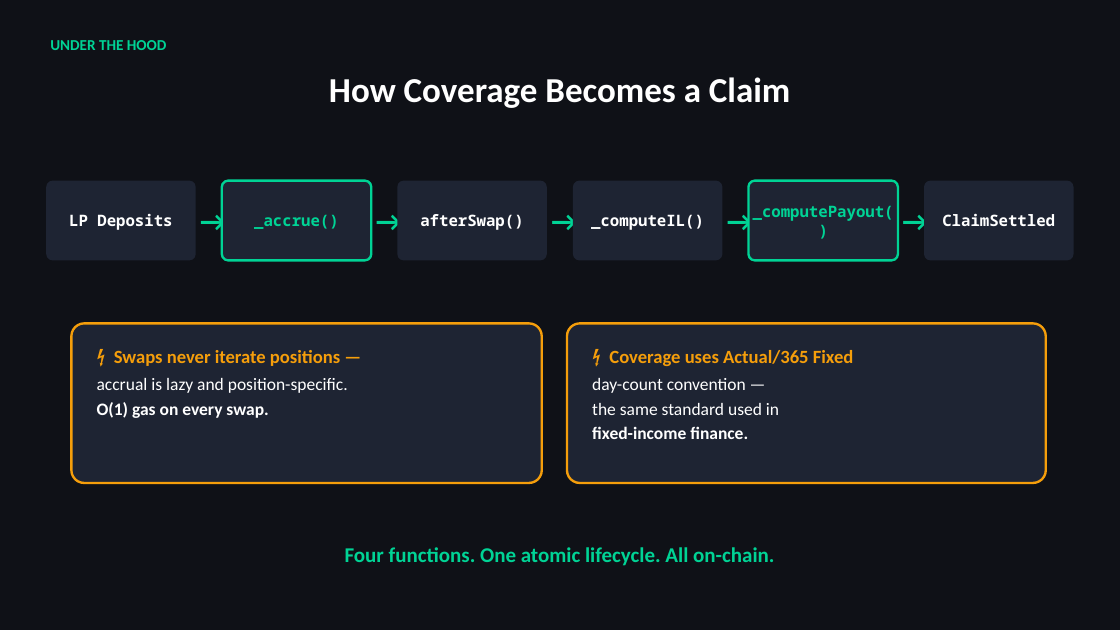
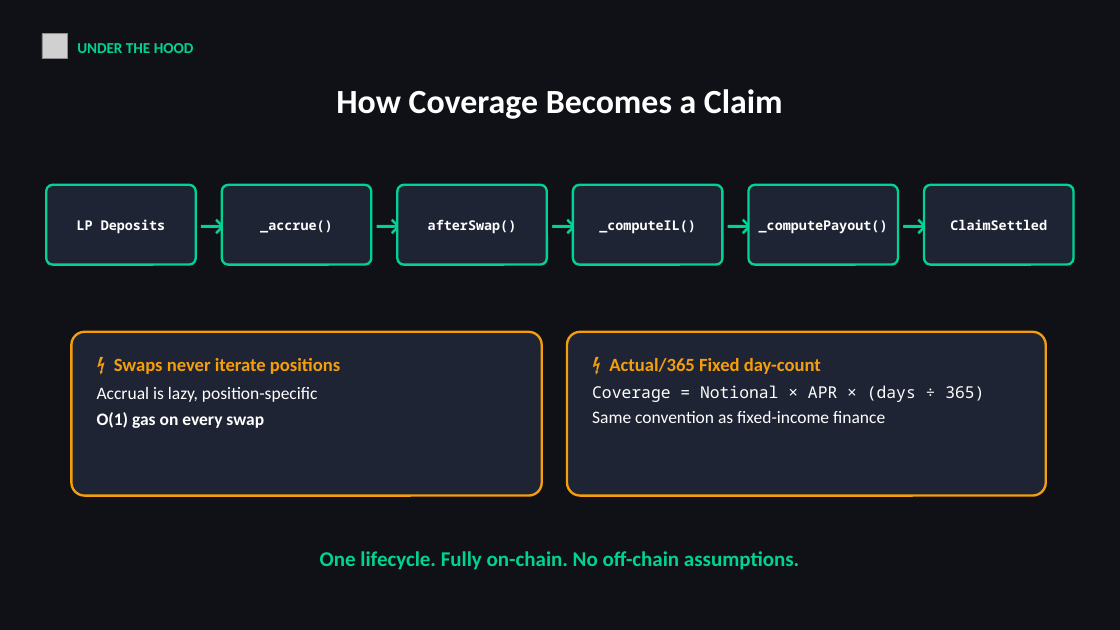
Before and after one commit to garykocsis/RangeGuard, a slide deck: slide 5 of docs/RangeGuard-Demo-Deck.pptx (slide 6 before the commit). Drawn at 1120x630 pixels with LibreOffice and Linux fonts; fonts in the diff are those of the drawing; grey boxes stand for pictures. Boxes give left, top, right and bottom in pixels: in the first picture for what was removed or moved away, otherwise in the second. Text is boxed around its words. In the diff, an @@ line names an element or a change of style, - is before the commit and + after.

```diff
--- a/docs/RangeGuard-Demo-Deck.pptx
+++ b/docs/RangeGuard-Demo-Deck.pptx
@@ picture added at (x1=42, y1=34, x2=67, y2=59) @@
@@ text "UNDER THE HOOD" moved from (x1=50, y1=40, x2=167, y2=50) to (x1=77, y1=43, x2=194, y2=53) @@
@@ text "How Coverage Becomes a Claim" moved from (x1=329, y1=77, x2=790, y2=108) to (x1=336, y1=89, x2=783, y2=119) @@
@@ text "How Coverage Becomes a Claim" at (x1=336, y1=89, x2=783, y2=119): size 30 to 29 pt @@
@@ text "_accrue()" at (x1=260, y1=220, x2=332, y2=233): size 13.5 to 11.5 pt, text colour #00D395 to #FFFFFF @@
@@ text "_computePayout()" at (x1=759, y1=220, x2=888, y2=234): size 13.5 to 11.5 pt, text colour #00D395 to #FFFFFF @@
@@ size 13.5 to 11.5 pt in 4 elements at (x1=77, y1=219, x2=165, y2=234), (x1=428, y1=219, x2=517, y2=234), (x1=599, y1=220, x2=696, y2=234), (x1=950, y1=219, x2=1047, y2=230) @@
@@ 6 rounded rectangles moved together from (x1=46, y1=181, x2=1074, y2=260) to (x1=46, y1=185, x2=1074, y2=265) @@
@@ outline none to #00D395 2 pt in 4 elements at (x1=46, y1=185, x2=196, y2=265), (x1=397, y1=185, x2=547, y2=265), (x1=573, y1=185, x2=723, y2=265), (x1=924, y1=185, x2=1074, y2=265) @@
@@ rounded rectangle resized from (x1=71, y1=323, x2=542, y2=483) to (x1=71, y1=332, x2=542, y2=496) @@
@@ text at (x1=97, y1=358, x2=340, y2=428): text changed @@
-⚡ Swaps never iterate positions —
-accrual is lazy and position-specific.
-O(1) gas on every swap.
+⚡ Swaps never iterate positions
+Accrual is lazy, position-specific
+O(1) gas on every swap
@@ rounded rectangle resized from (x1=567, y1=323, x2=1046, y2=483) to (x1=567, y1=332, x2=1046, y2=496) @@
@@ text at (x1=592, y1=358, x2=984, y2=423): text changed; bold off @@
-⚡ Coverage uses Actual/365 Fixed
-day-count convention —
-the same standard used in
-fixed-income finance.
+⚡ Actual/365 Fixed day-count
+Coverage = Notional × APR × (days ÷ 365)
+Same convention as fixed-income finance
@@ text at (x1=320, y1=551, x2=799, y2=570): text changed @@
-Four functions. One atomic lifecycle. All on-chain.
+One lifecycle. Fully on-chain. No off-chain assumptions.
```
Also in this commit, not shown: 3 other slides changed, 2 slides added, 5 slides removed, 16 other files.
